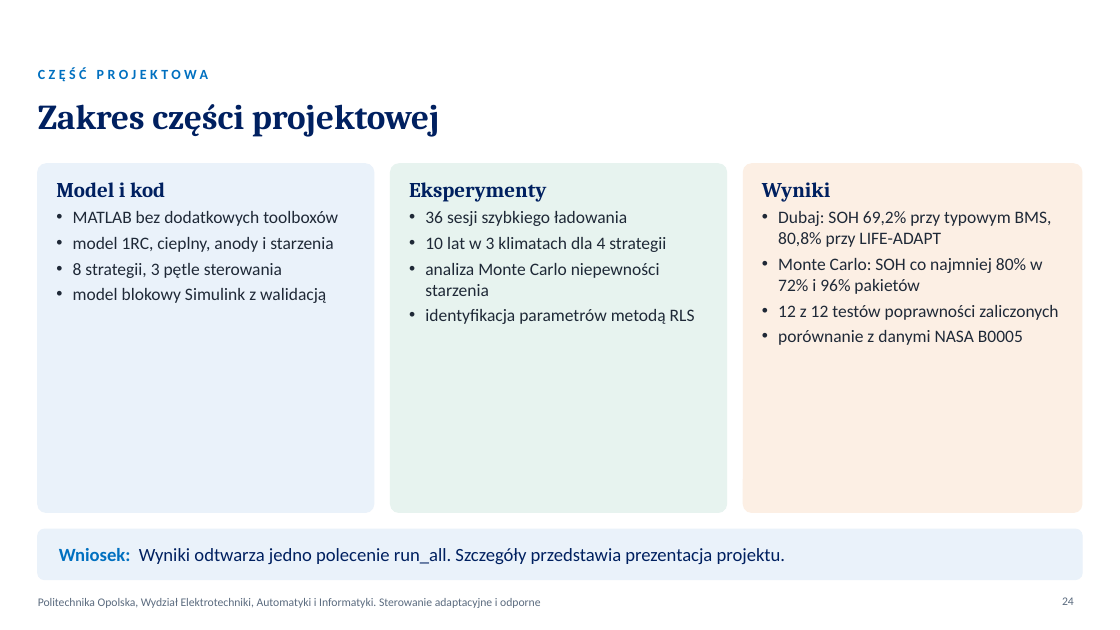
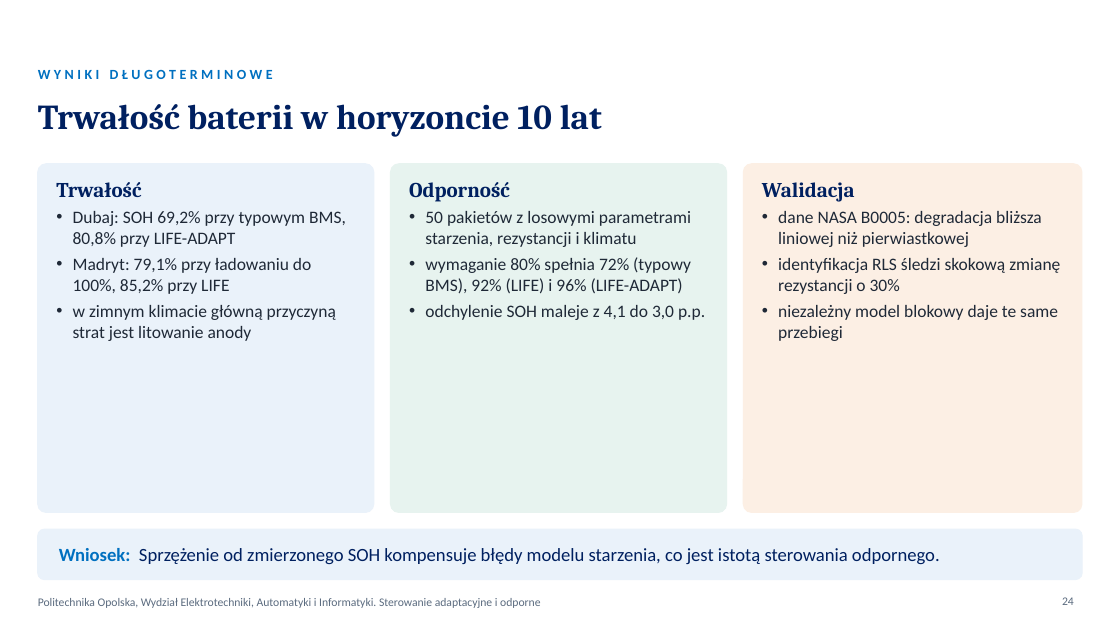
Before and after one commit to KarolFabianek/Adaptive-and-robust-control, a slide deck: slide 24 of Prezentacja/BTMS_WYKLAD_FABIANEK_FORTUNA.pptx. Drawn at 1120x630 pixels with LibreOffice and Linux fonts; fonts in the diff are those of the drawing; background and template pictures are left out. Boxes give left, top, right and bottom in pixels: in the first picture for what was removed or moved away, otherwise in the second. Text is boxed around its words. In the diff, an @@ line names an element or a change of style, - is before the commit and + after.

Commit message:
Prezentacje: naukowe podsumowanie wyników
- usunięte slajdy z instrukcją uruchamiania i ćwiczeniami
- slajd o zjawiskach uwzględnionych w modelu zamiast porównania z wykładem
- Simulink przedstawiony jako niezależna weryfikacja implementacji
- sześć wniosków naukowych opartych na wynikach
- wykład: wyniki długoterminowe zamiast zapowiedzi projektu
- legendy wykresów E01 i E03 bez odwołań do wykładu
- skrypt wystąpień zgodny z nowymi slajdami

```diff
--- a/Prezentacja/BTMS_WYKLAD_FABIANEK_FORTUNA.pptx
+++ b/Prezentacja/BTMS_WYKLAD_FABIANEK_FORTUNA.pptx
@@ text at <box>38,69,273,79</box>: text changed @@
-CZĘŚĆ PROJEKTOWA
+WYNIKI DŁUGOTERMINOWE
@@ title at <box>38,104,602,137</box>: text changed @@
-Zakres części projektowej
+Trwałość baterii w horyzoncie 10 lat
@@ text at <box>56,182,346,341</box>: text changed @@
-Model i kod
-• MATLAB bez dodatkowych toolboxów
-• model 1RC, cieplny, anody i starzenia
-• 8 strategii, 3 pętle sterowania
-• model blokowy Simulink z walidacją
+Trwałość
+• Dubaj: SOH 69,2% przy typowym BMS, 80,8% przy LIFE-ADAPT
+• Madryt: 79,1% przy ładowaniu do 100%, 85,2% przy LIFE
+• w zimnym klimacie główną przyczyną strat jest litowanie anody
@@ text at <box>409,182,705,320</box>: text changed @@
-Eksperymenty
-• 36 sesji szybkiego ładowania
-• 10 lat w 3 klimatach dla 4 strategii
-• analiza Monte Carlo niepewności starzenia
-• identyfikacja parametrów metodą RLS
+Odporność
+• 50 pakietów z losowymi parametrami starzenia, rezystancji i klimatu
+• wymaganie 80% spełnia 72% (typowy BMS), 92% (LIFE) i 96% (LIFE-ADAPT)
+• odchylenie SOH maleje z 4,1 do 3,0 p.p.
@@ text at <box>762,182,1060,341</box>: text changed @@
-Wyniki
-• Dubaj: SOH 69,2% przy typowym BMS, 80,8% przy LIFE-ADAPT
-• Monte Carlo: SOH co najmniej 80% w 72% i 96% pakietów
-• 12 z 12 testów poprawności zaliczonych
-• porównanie z danymi NASA B0005
+Walidacja
+• dane NASA B0005: degradacja bliższa liniowej niż pierwiastkowej
+• identyfikacja RLS śledzi skokową zmianę rezystancji o 30%
+• niezależny model blokowy daje te same przebiegi
@@ text at <box>59,548,940,564</box>: text changed @@
-Wniosek: Wyniki odtwarza jedno polecenie run_all. Szczegóły przedstawia prezentacja projektu.
+Wniosek: Sprzężenie od zmierzonego SOH kompensuje błędy modelu starzenia, co jest istotą sterowania odpornego.
```
Also in this commit, not shown: 7 other slides changed, 15 other files.
